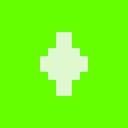
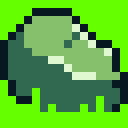
The second w=128, h=128 image is a revision of the first. Changes to its layers:
added layer "Layer 14" above "Layer 13" over [0, 8, 128, 112]
hid "Layer 12", painted on it over [0, 16, 128, 104]
